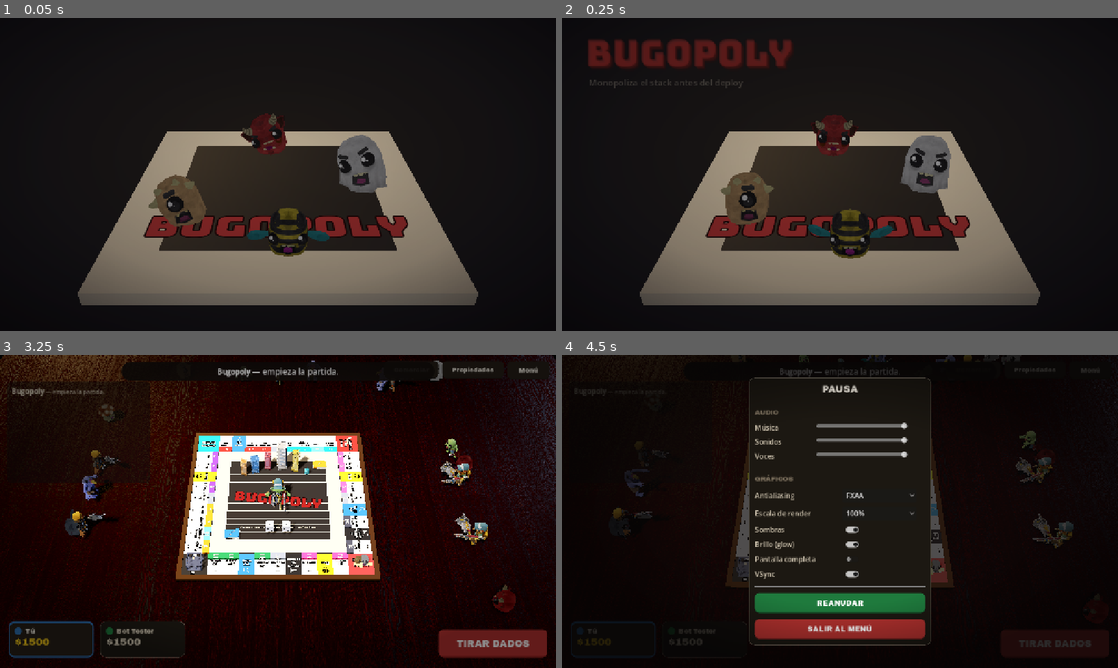
Above: before the commit, frames 1-4 (two rows, left to right).
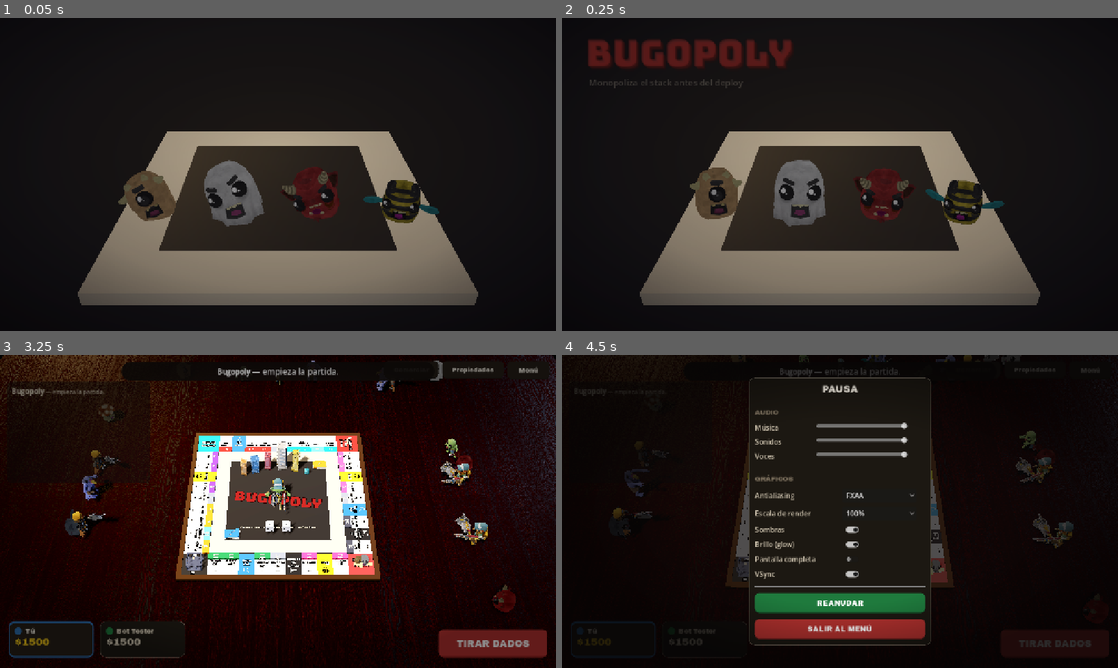
Above: after the commit, the same moments.

Repository: DiegoFernandoLojanTenesaca/BugOpoly
Game: Godot game, scene res://src/world/start_screen.tscn
Two runs of this game, one before a commit and one after it. Both use one fixed random seed, a clock stepped at 60 frames per second and the inputs below.
Inputs (mouse positions are in pixels of both pictures, inside the frame that each line leads up to):
- Up to frame 1 (0.05 s): no input
- Up to frame 2 (0.25 s): no input
- Up to frame 3 (3.25 s): move the mouse to (400, 495) at 0.52 s; click (400, 495) at 0.67 s; click "JUGAR" at 1.25 s; click "JUGAR" at 2 s; click "EMPEZAR" at 2.75 s
- Up to frame 4 (4.5 s): click "Menú" at 3.5 s; click "Propiedades" at 4.25 s

The runs differ from the first frame. In frame 1, 8.7% of the frame differs, in the area x 21-79%, y 30-77%; in frame 2, 8.7%, in the area x 23-80%, y 30-77%; in frame 3, 0.4%; in frame 4, nothing differs.

Commit message:
Menú: monstruos en fila al frente mirando a cámara; quita el logo plano tapado del tablero

Diff:
--- a/src/world/start_screen.gd
+++ b/src/world/start_screen.gd
@@ -374,30 +374,18 @@
 	pcmat.roughness = 0.7
 	pcenter.material_override = pcmat
 	vp.add_child(pcenter)
-	var plogo := Label3D.new()
-	plogo.text = "BUGOPOLY"
-	plogo.font = Brand.font_display()
-	plogo.font_size = 120
-	plogo.pixel_size = 0.0082
-	plogo.modulate = Brand.RED
-	plogo.outline_size = 16
-	plogo.outline_modulate = Color("1c0807")
-	plogo.position = Vector3(0, 0.05, 1.6)
-	plogo.rotation_degrees = Vector3(-90, 0, 0)
-	vp.add_child(plogo)
 	# monstruos bailando, mirando a la cámara (+Z al frente)
 	var bv := BoardView.new()
-	var spots := [["cyclops", Vector3(-2.0, 0, 1.3)], ["ghost", Vector3(2.1, 0, -0.2)], ["demon", Vector3(-0.2, 0, -2.0)], ["bee", Vector3(0.2, 0, 2.2)]]
-	var mi := 0
-	for sp in spots:
-		var pos: Vector3 = sp[1]
-		var m: Node3D = bv._load_piece_model(sp[0], Brand.RED, false, "dance")
+	var names := ["cyclops", "ghost", "demon", "bee"]
+	var xs := [-2.7, -0.9, 0.9, 2.7]
+	for mi in names.size():
+		var pos := Vector3(xs[mi], 0, 1.1)
+		var m: Node3D = bv._load_piece_model(names[mi], Brand.RED, false, "dance")
 		if m != null:
 			m.position = pos
 			m.rotation.y = atan2(-pos.x, 9.0 - pos.z)  # mira a la cámara
 			vp.add_child(m)
 			_scene_mons.append({"node": m, "y0": pos.y, "phase": float(mi) * 1.3})
-		mi += 1
 	bv.free()
 
 func _build_props() -> void:
